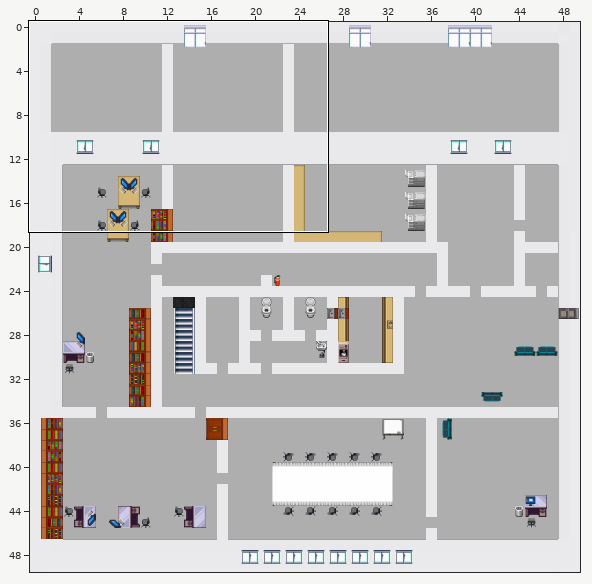
Tiled map (JSON) -- map/baltic.json. The picture above shows the old version from afar; the outline marks the close-up.
Close-up. As it was:
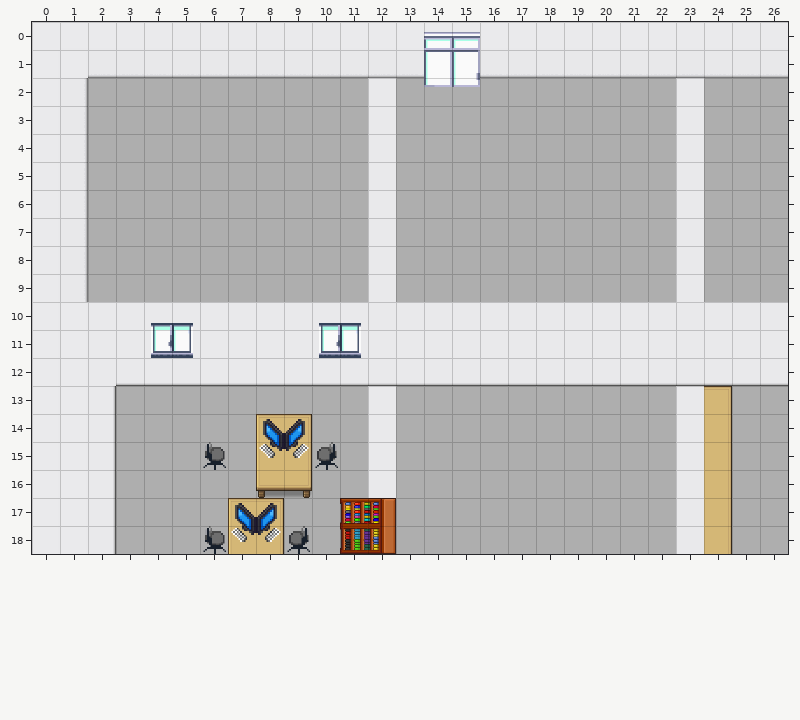
Cells are 32x32 px. Shown: x 0..26, y 0..18. The commit also changed other parts of the map, which this record leaves out. Not drawn, because the pictures are missing: unchanged layer "collides".
The same view after the edit:
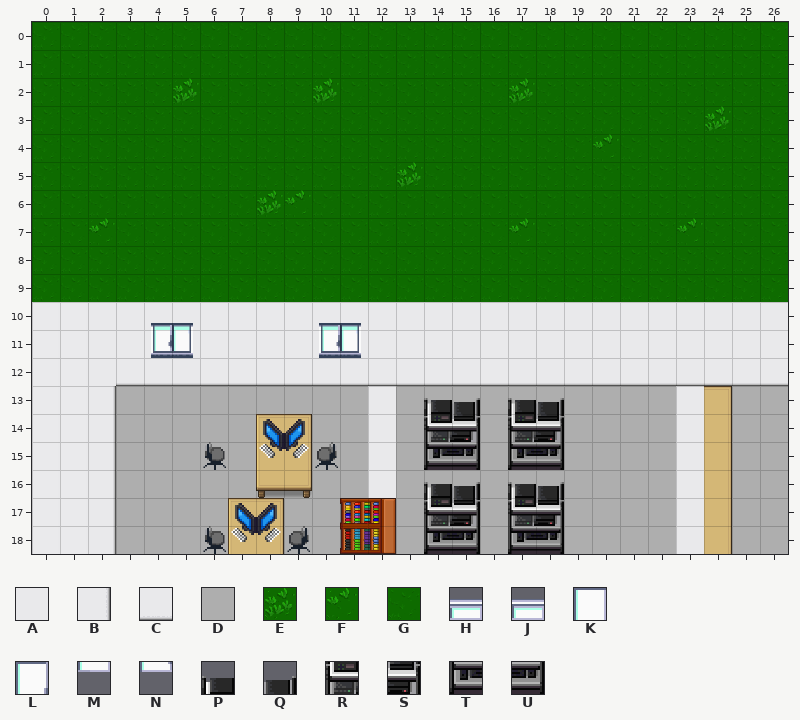
Key: from "cija_32x32_expansion for Pipoy": A 721, B 722, C 722 turned 90, D 871; from "floortileset": E 16, F 18, G 19; from "tilesets_deviant_milkian_1": H 12, J 13, K 28, L 29, M 44, N 45, P 193, Q 194, R 209, S 210, T 225, U 226.
_ is an empty cell, # one hidden under a higher layer.
Diff:
Layer "bottom":
y 0: x 0..26 ########################### -> GGGGGGGGGGGGGGGGGGGGGGGGGGG
y 1: x 0..26 ##CCCCCCCCCCCC##CCCCCCCCCCC -> GGGGGGGGGGGGGGGGGGGGGGGGGGG
y 2: x 0..26 #BDDDDDDDDDD#DDDDDDDDDD#DDD -> GGGGGEGGGGEGGGGGGEGGGGGGGGG
y 3: x 0..26 #BDDDDDDDDDD#DDDDDDDDDD#DDD -> GGGGGGGGGGGGGGGGGGGGGGGGEGG
y 4: x 0..26 #BDDDDDDDDDD#DDDDDDDDDD#DDD -> GGGGGGGGGGGGGGGGGGGGFGGGGGG
y 5: x 0..26 #BDDDDDDDDDD#DDDDDDDDDD#DDD -> GGGGGGGGGGGGGEGGGGGGGGGGGGG
y 6: x 0..26 #BDDDDDDDDDD#DDDDDDDDDD#DDD -> GGGGGGGGEFGGGGGGGGGGGGGGGGG
y 7: x 0..26 #BDDDDDDDDDD#DDDDDDDDDD#DDD -> GGFGGGGGGGGGGGGGGFGGGGGFGGG
y 8..9: x 0..26 #BDDDDDDDDDD#DDDDDDDDDD#DDD -> GGGGGGGGGGGGGGGGGGGGGGGGGGG
Layer "bottomWall":
y 2..9: x 12 A -> _; x 23 A -> _
Layer "topwall":
y 0: x 0..26 AAAAAAAAAAAAAAAAAAAAAAAAAAA -> ___________________________
y 1: x 0..1 AA -> __
y 2..9: x 0 A -> _
Layer "objects":
y 13: x 14..15 __ -> PQ; x 17..18 __ -> PQ
y 14: x 14..15 __ -> RS; x 17..18 __ -> RS
y 15: x 14..15 __ -> TU; x 17..18 __ -> TU
y 16: x 14..15 __ -> PQ; x 17..18 __ -> PQ
y 17: x 14..15 __ -> RS; x 17..18 __ -> RS
y 18: x 14..15 __ -> TU; x 17..18 __ -> TU
Layer "top":
y 0: x 14..15 HJ -> __
y 1: x 14..15 KL -> __
y 2: x 14..15 MN -> __
Boxes around the changes in both close-ups, in picture pixels (x1, y1, x2, y2):
changed: (32, 22, 788, 302)
added: (424, 398, 480, 554)
added: (508, 398, 564, 554)
